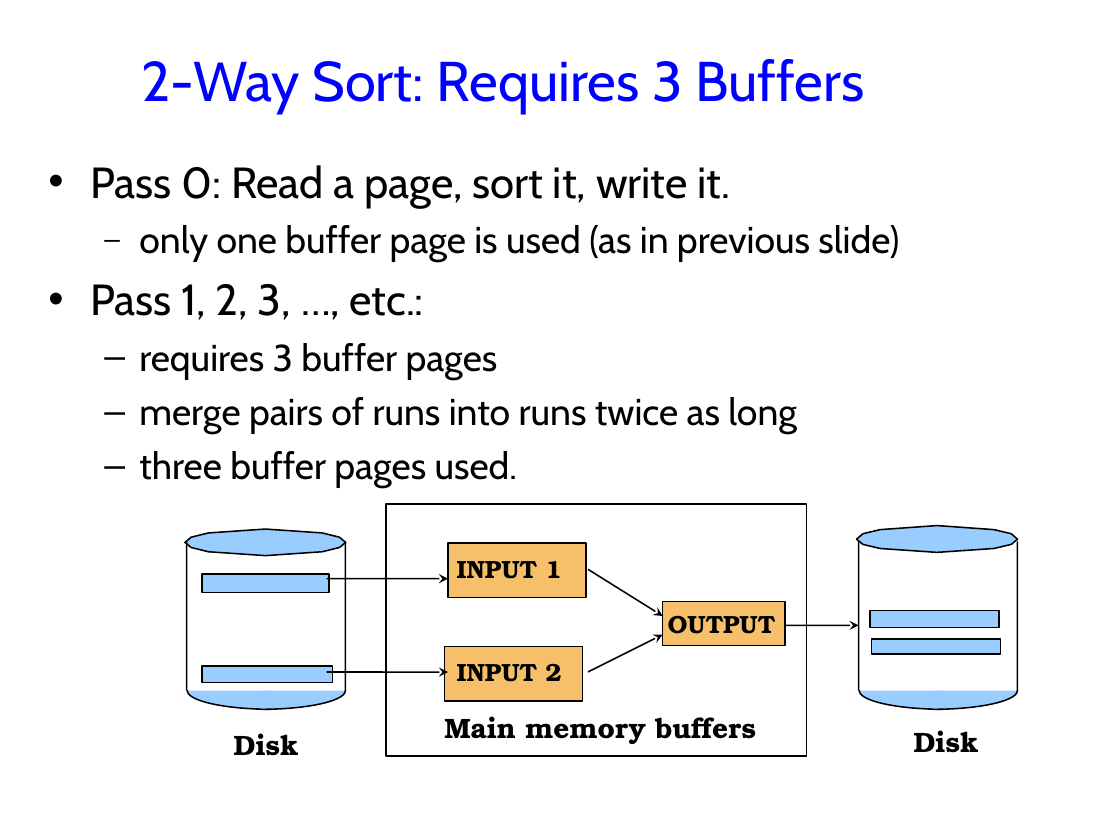
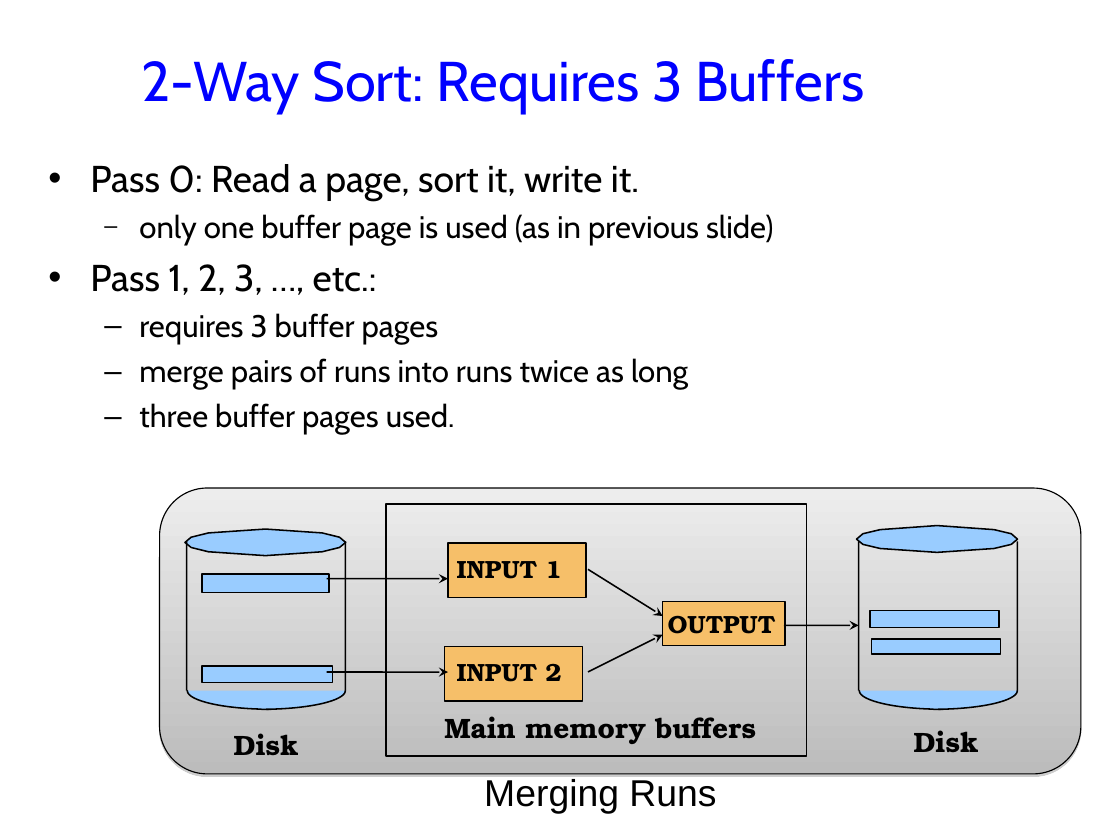
Before and after one commit to jhellerstein/cs186-09, a slide deck: slide 4 of lecs/07-Sorting.ppt. Drawn at 1120x840 pixels with LibreOffice and Linux fonts; fonts in the diff are those of the drawing; background and template pictures are left out. Boxes give left, top, right and bottom in pixels: in the first picture for what was removed or moved away, otherwise in the second. Text is boxed around its words. In the diff, an @@ line names an element or a change of style, - is before the commit and + after.

```diff
--- a/lecs/07-Sorting.ppt
+++ b/lecs/07-Sorting.ppt
@@ text "Pass 0: Read a page, ..." at bbox=[90, 164, 773, 435]: size 28 to 24 pt in "Pass 0: Read a page, sort it, ...", "Pass 1, 2, 3, …, etc.:"; size 24 to 20 pt in "only one buffer page is used (as ...", "requires 3 buffer pages", "merge pairs of runs into runs twice ...", "three buffer pages used."; less space between paragraphs @@
@@ rounded rectangle added at bbox=[160, 488, 1082, 774], fill gradient #EDEDED to #BCBCBC, outline #000000 0.74 pt @@
@@ text added at bbox=[484, 779, 716, 814], 24 pt, text #000000 @@
+Merging Runs
```
Also in this commit, not shown: 10 other slides changed, 5 slides added.
